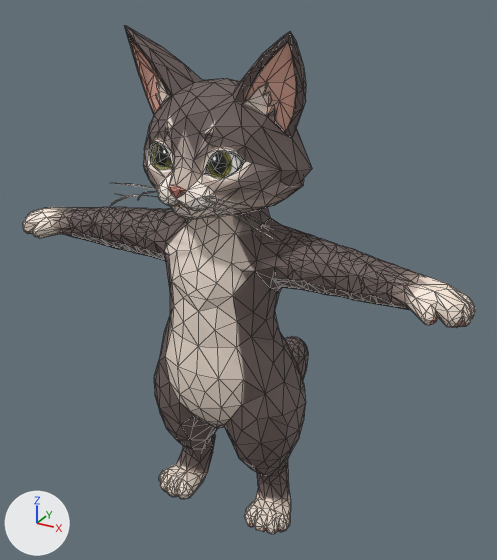
One commit to the Blender file assets/models/cat/cat.blend: the scene before it, then after it.
Camera for both pictures: a 50 mm lens placed at (0.632, -1.151, 1.074), pointed at (-0.003, 0.005, 0.497). The axes (+X, +Y, +Z) are drawn at lower left. The lights are the same throughout. The picture after the commit comes second. Mesh edges are drawn as thin lines.

The first picture shows 'cat'.
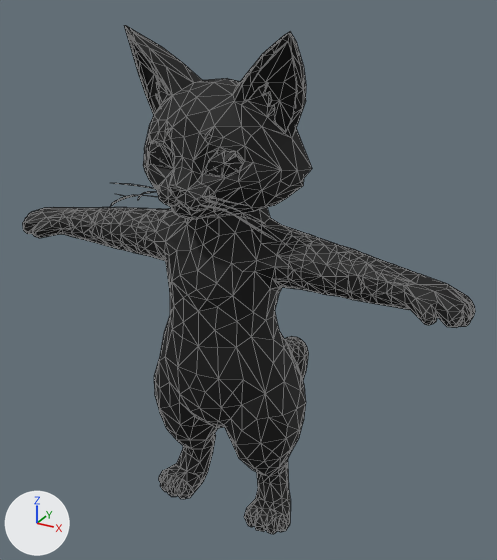
What differs and where, as boxes (x1, y1, x2, y2) in the pictures (497 x 560 px):
part 1 of me_cat, added: after (205, 152, 243, 177)
part 2 of me_cat, added: after (148, 142, 171, 168)
part 3 of me_cat, recoloured: (23, 25, 475, 534) in both
part 4 of me_cat, recoloured: (168, 185, 187, 198) in both

What changed in the scene script:
```text
Add mat_gloss:
    mat_gloss = bpy.data.materials.new('gloss')
    mat_gloss.use_nodes = True; mat_gloss.node_tree.nodes.clear()
    _N = mat_gloss.node_tree.nodes; _L = mat_gloss.node_tree.links
    n0 = _N.new('ShaderNodeBsdfPrincipled'); n0.name = 'Principled BSDF'
    n0.inputs[2].default_value = 0.42  # 'Roughness'
    n1 = _N.new('ShaderNodeOutputMaterial'); n1.name = 'Material Output'
    n2 = _N.new('ShaderNodeAttribute'); n2.name = 'Attribute'
    n2.attribute_name = 'color'
    _L.new(n0.outputs[0], n1.inputs[0])  # 'BSDF' to 'Surface'
    _L.new(n2.outputs[0], n0.inputs[0])  # 'Color' to 'Base Color'
Add mat_fur:
    mat_fur = bpy.data.materials.new('fur')
    mat_fur.use_nodes = True; mat_fur.node_tree.nodes.clear()
    _N = mat_fur.node_tree.nodes; _L = mat_fur.node_tree.links
    n0 = _N.new('ShaderNodeBsdfPrincipled'); n0.name = 'Principled BSDF'
    n0.inputs[2].default_value = 0.7  # 'Roughness'
    n1 = _N.new('ShaderNodeOutputMaterial'); n1.name = 'Material Output'
    n2 = _N.new('ShaderNodeAttribute'); n2.name = 'Attribute'
    n2.attribute_name = 'color'
    _L.new(n0.outputs[0], n1.inputs[0])  # 'BSDF' to 'Surface'
    _L.new(n2.outputs[0], n0.inputs[0])  # 'Color' to 'Base Color'
Change me_cat:
    used by ob_cat; location = (0.0, 0.0, 0.0)
    remove me_cat.from_pydata(...)  # 1992 vertices, 3964 faces; spans x -0.475..0.474, y -0.252..0.267, z 0.0..1.0
    add me_cat.from_pydata(...)  # 2018 vertices, 3988 faces; spans x -0.475..0.474, y -0.252..0.267, z 0.0..1.0
    me_cat part 1: a new loose piece of 13 vertices spanning x 0.033..0.094, y -0.214..-0.189, z 0.777..0.819, in mat_gloss
    me_cat part 2: a new loose piece of 13 vertices spanning x -0.095..-0.033, y -0.213..-0.191, z 0.779..0.819, in mat_gloss
    me_cat part 3: 3942 faces spanning x -0.475..0.474, y -0.25..0.267, z 0.0..1.0 switch from mat_bakedmaterial (picture img_cat_base_color_1024) to mat_fur
    me_cat part 4: 22 faces spanning x -0.019..0.02, y -0.252..-0.237, z 0.74..0.763 switch from mat_bakedmaterial (picture img_cat_base_color_1024) to mat_gloss
```
